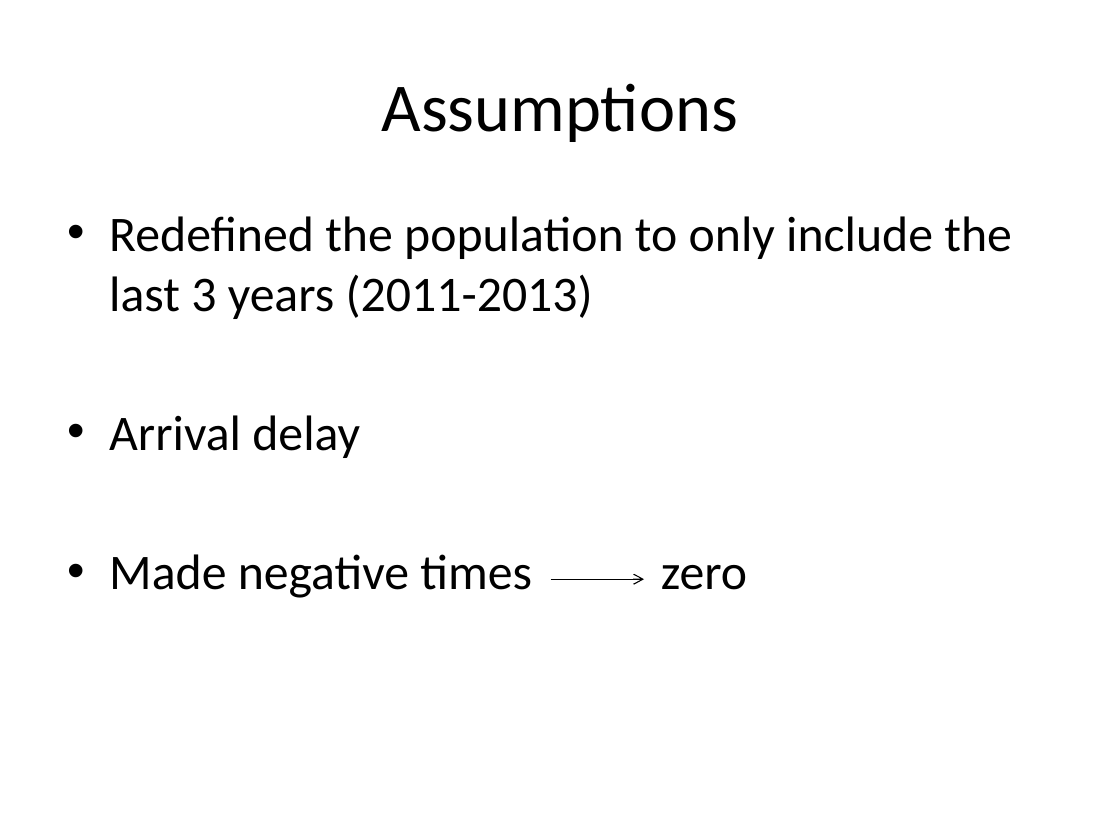
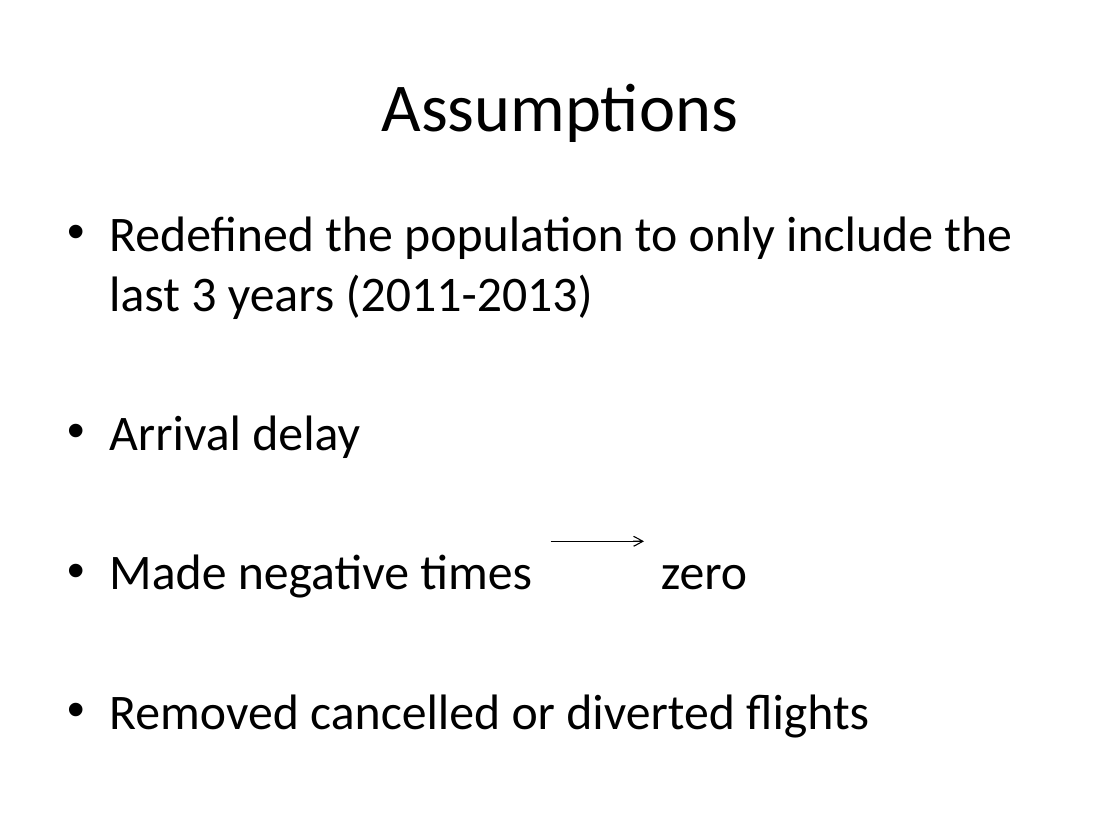
Before and after one commit to andy-olstad/POGSproj2, a slide deck: slide 3 of project_2_presentation.pptx. Drawn at 1120x840 pixels with LibreOffice and Linux fonts; fonts in the diff are those of the drawing. Boxes give left, top, right and bottom in pixels: in the first picture for what was removed or moved away, otherwise in the second. Text is boxed around its words. In the diff, an @@ line names an element or a change of style, - is before the commit and + after.

Commit message:
added assumption about cancelled and diverted flights

```diff
--- a/project_2_presentation.pptx
+++ b/project_2_presentation.pptx
@@ arrow moved from (551, 579) - (644, 579) to (551, 541) - (644, 541) @@
@@ text at <box>109,694,869,738</box>: paragraph added @@
+• Removed cancelled or diverted flights
```
